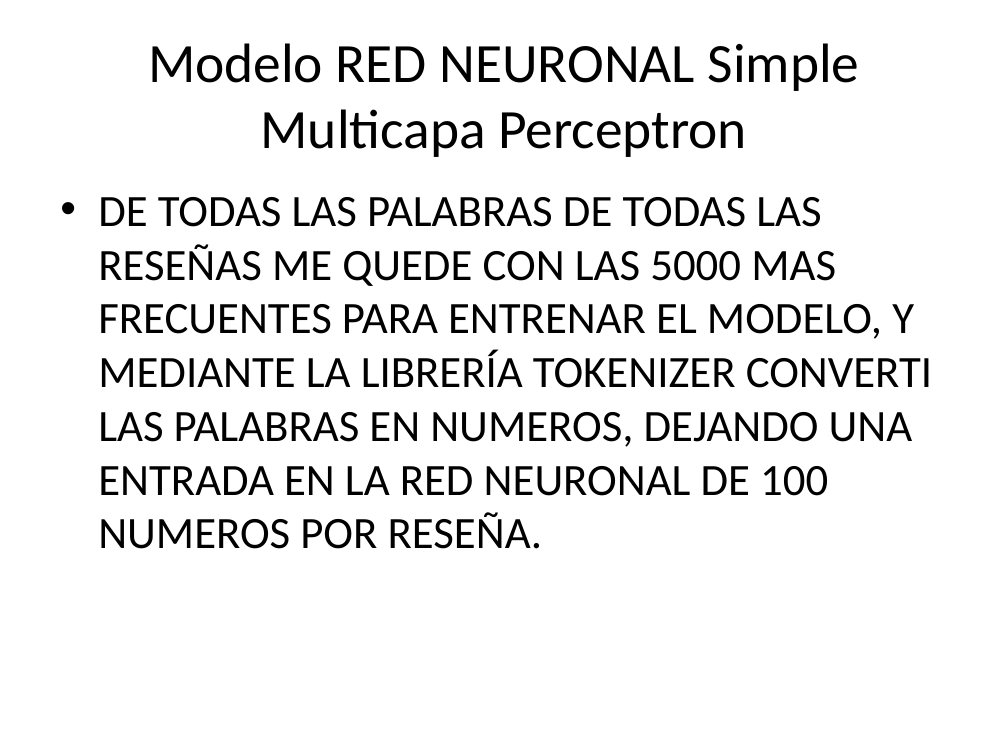
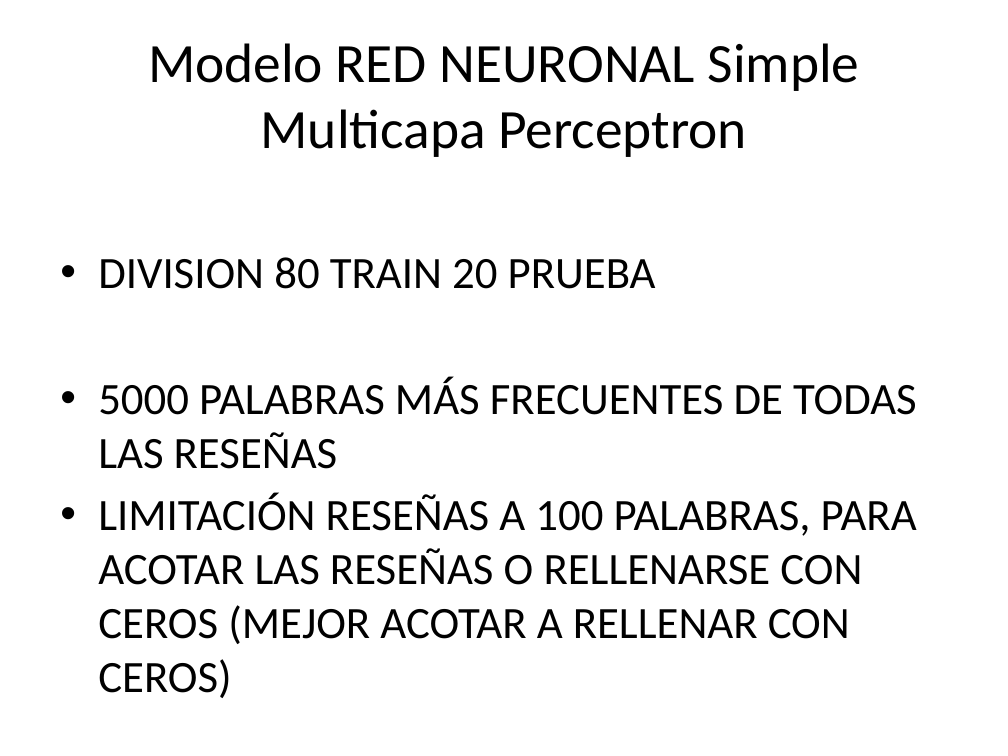
Before and after one commit to Adrian96119/ProyectoFinal-ForoCinefiloDelSentimiento, a slide deck: slide 5 of presentacion_power_point/proyecto_foro_cinefilo_sentimiento.pptx (slide 6 before the commit). Drawn at 1008x756 pixels with LibreOffice and Linux fonts; fonts in the diff are those of the drawing. Boxes give left, top, right and bottom in pixels: in the first picture for what was removed or moved away, otherwise in the second. Text is boxed around its words. In the diff, an @@ line names an element or a change of style, - is before the commit and + after.

```diff
--- a/presentacion_power_point/proyecto_foro_cinefilo_sentimiento.pptx
+++ b/presentacion_power_point/proyecto_foro_cinefilo_sentimiento.pptx
@@ text at bbox=[98, 257, 917, 698]: text changed @@
-• DE TODAS LAS PALABRAS DE TODAS LAS RESEÑAS ME QUEDE CON LAS 5000 MAS FRECUENTES PARA ENTRENAR EL MODELO, Y MEDIANTE LA LIBRERÍA TOKENIZER CONVERTI LAS PALABRAS EN NUMEROS, DEJANDO UNA ENTRADA EN LA RED NEURONAL DE 100 NUMEROS POR RESEÑA.
+• DIVISION 80 TRAIN 20 PRUEBA
+• 5000 PALABRAS MÁS FRECUENTES DE TODAS LAS RESEÑAS
+• LIMITACIÓN RESEÑAS A 100 PALABRAS, PARA ACOTAR LAS RESEÑAS O RELLENARSE CON CEROS (MEJOR ACOTAR A RELLENAR CON CEROS)
```
Also in this commit, not shown: 12 other slides changed, 1 slide added, 2 slides removed, 16 other files.
